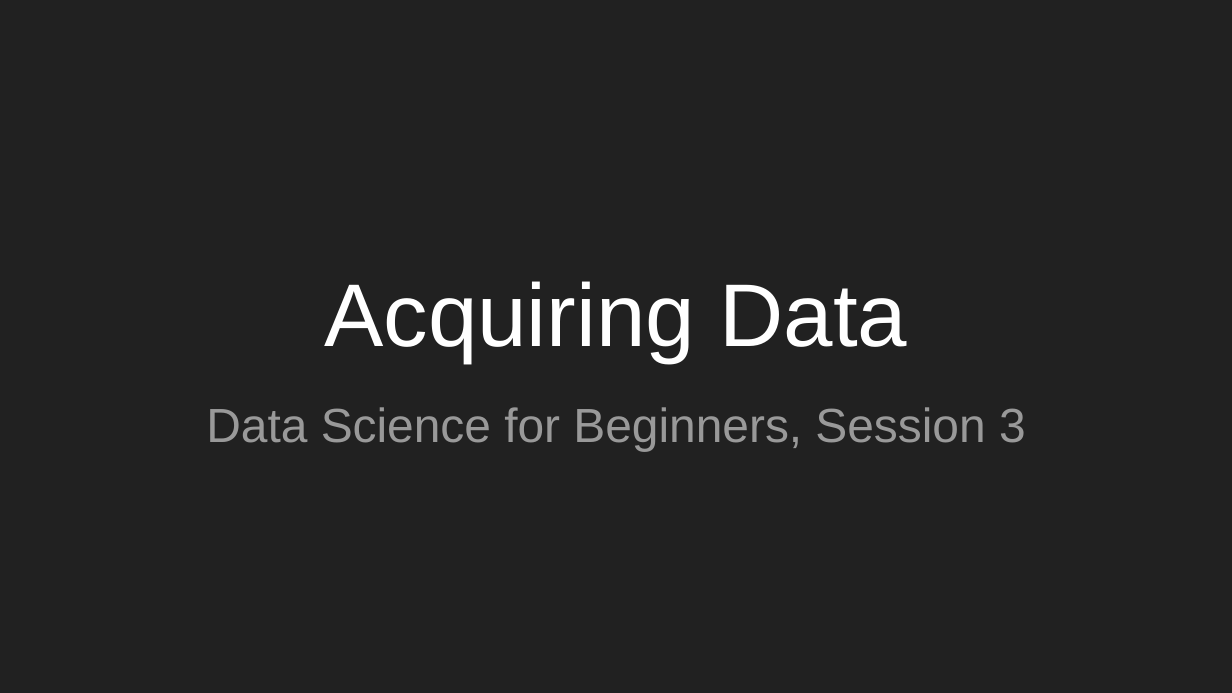
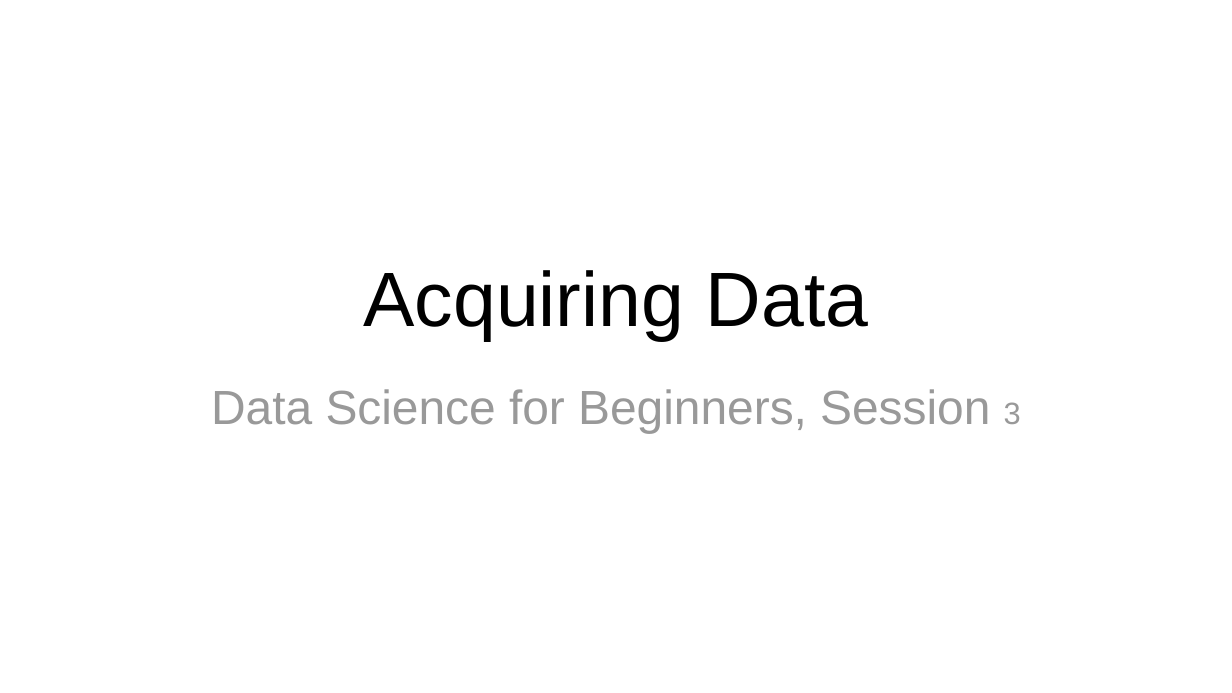
Before and after one commit to bodacea/datascienceforbeginners, a slide deck: slide 1 of Session 03 Acquiring data.pptx. Drawn at 1232x693 pixels with LibreOffice and Linux fonts; fonts in the diff are those of the drawing. Boxes give left, top, right and bottom in pixels: in the first picture for what was removed or moved away, otherwise in the second. Text is boxed around its words. In the diff, an @@ line names an element or a change of style, - is before the commit and + after.

Commit message:
Tidied up some slide styles

```diff
--- a/Session 03 Acquiring data.pptx
+++ b/Session 03 Acquiring data.pptx
@@ background #212121 to #FFFFFF @@
@@ title "Acquiring Data": place and size @@
-title "Acquiring Data" at [324,281,908,362]
+title "Acquiring Data" at [363,270,869,341]
@@ title "Acquiring Data" at [363,270,869,341]: size 52 to 45 pt, text colour #FFFFFF to #000000 @@
@@ subtitle "Data Science for Beginners, Session ...": place and size @@
-subtitle "Data Science for Beginners, Session ..." at [206,407,1026,451]
+subtitle "Data Science for Beginners, Session ..." at [211,389,1021,433]
@@ subtitle "Data Science for Beginners, Session ..." at [211,389,1021,433]: size 28 to 18 pt in "3" @@
```
Also in this commit, not shown: 38 other slides changed, 12 other files.
